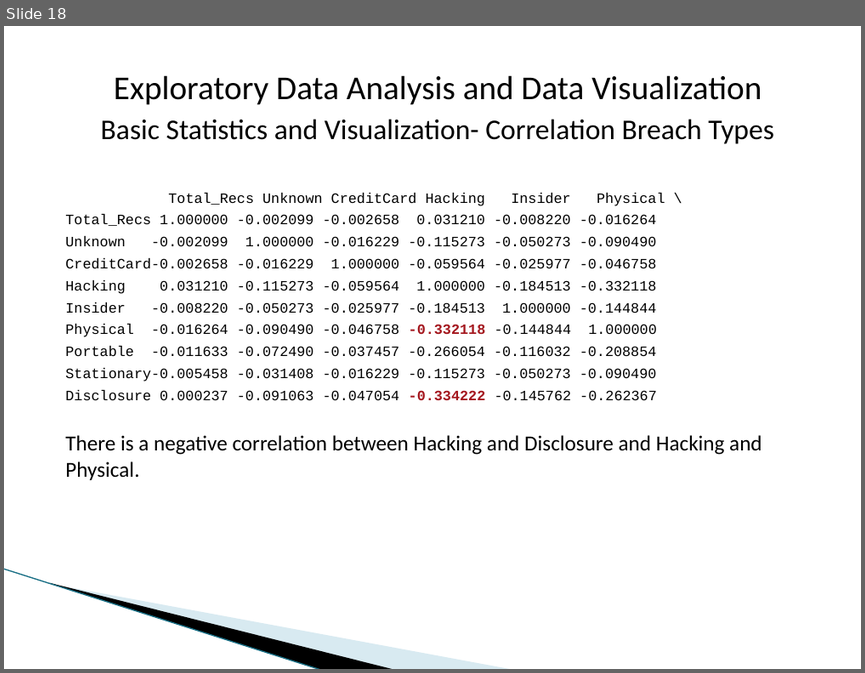
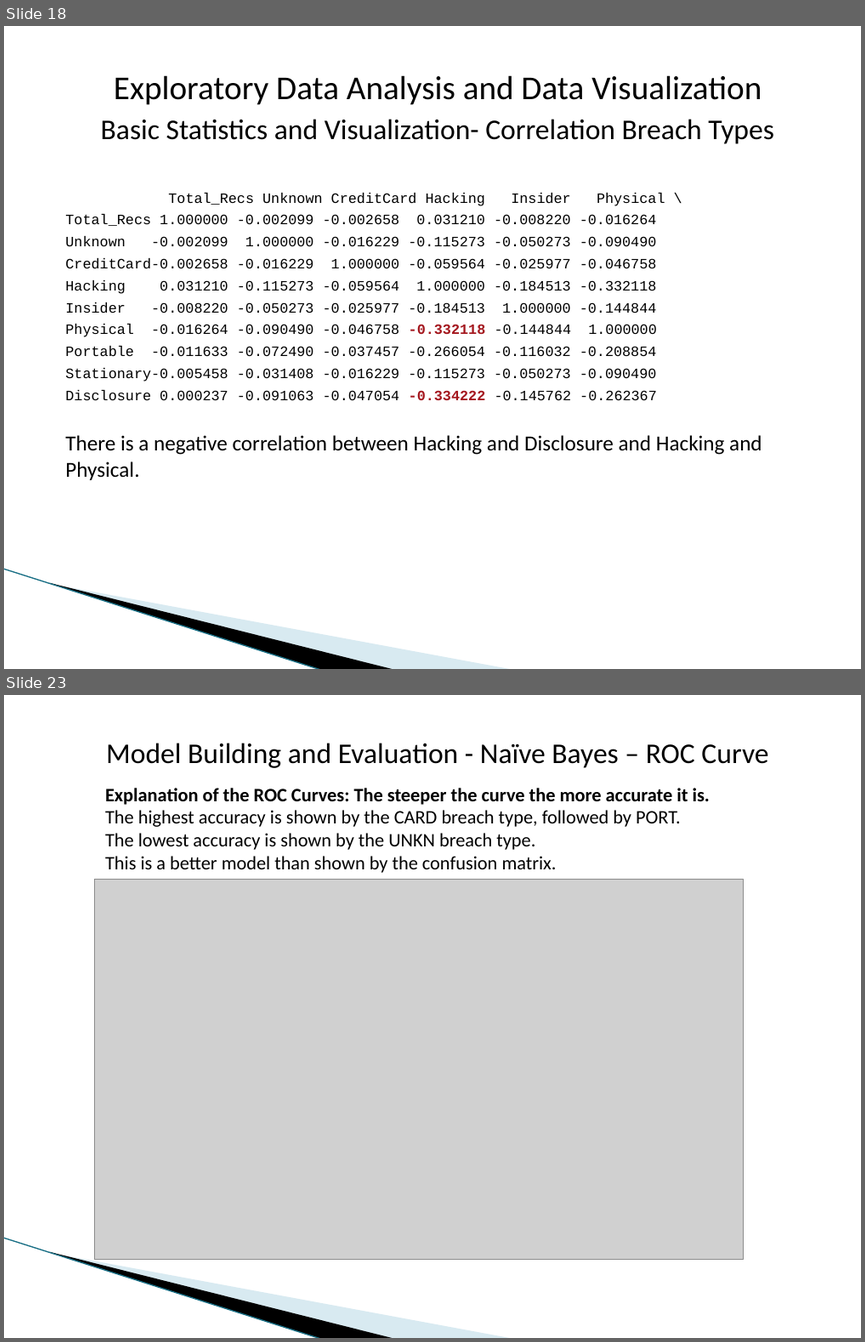
Before and after one commit to dmrod01/Capstone, a slide deck: Final Analysis - Data Capstone Project - Data Breaches.pptx. Shown one above the other, each under a label of ours: slide 18 before the commit, slides 18 and 23 after it; the slides between them are not shown. The pictures are 865x673 and 865x1342 pixels, drawn with LibreOffice and Linux fonts; fonts in the diff are those of the drawing; grey boxes stand for pictures; background and template pictures are left out. Boxes give left, top, right and bottom in pixels: in the first picture for what was removed or moved away, otherwise in the second. Text is boxed around its words. In the diff, an @@ line names an element or a change of style, - is before the commit and + after.

```diff
--- a/Final Analysis - Data Capstone Project - Data Breaches.pptx
+++ b/Final Analysis - Data Capstone Project - Data Breaches.pptx
@@ slide 23 added at <box>4,695,861,1338</box>, background #FFFFFF; not listed: 3 template elements that a slide beside it also shows @@
@@ text added at <box>106,743,768,768</box>, 24 pt, text #000000 @@
+Model Building and Evaluation - Naïve Bayes – ROC Curve
@@ text added at <box>105,788,710,873</box>, 16 pt, text #000000 @@
+Explanation of the ROC Curves: The steeper the curve the more accurate it is.
+The highest accuracy is shown by the CARD breach type, followed by PORT.
+The lowest accuracy is shown by the UNKN breach type.
+This is a better model than shown by the confusion matrix.
@@ picture added at <box>94,879,743,1259</box> @@
```
Also in this commit, not shown: 15 other slides added.
